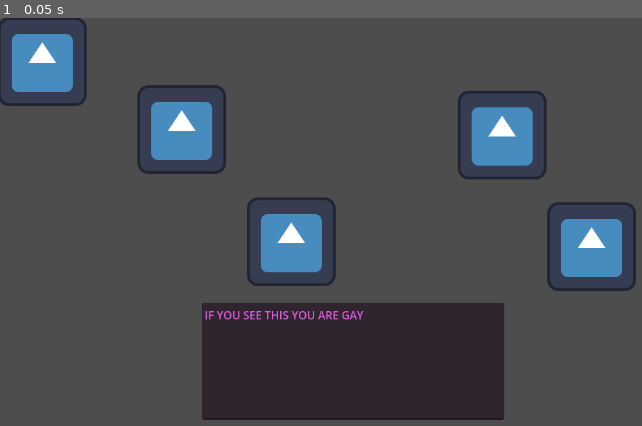
Above: before the commit, frame 1.
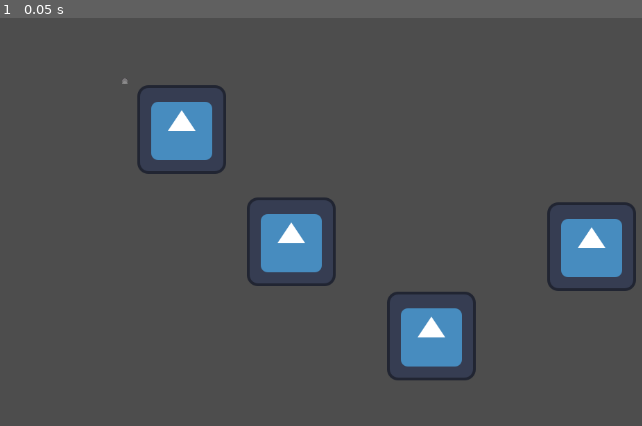
Above: after the commit, the same moment.

Repository: butcher-sturdy/neurogame_godot_test-00
Game: Godot game, scene res://icon.tscn
The game is run twice, just before and just after one commit, with the same random seed, the same clock (stepped at 60 frames per second) and the same inputs. The engine's default icon, where the game draws it, is replaced by a stand-in: a white triangle on a blue panel in a dark square.
Inputs:
- Up to frame 1 (0.05 s): no input

The runs differ from the first frame. In frame 1, 17% of the frame differs, in the area x 0-86%, y 0-99%.

Commit message:
upload one
nope

Diff:
--- a/icon.tscn
+++ b/icon.tscn
@@ -1,10 +1,10 @@
-[gd_scene load_steps=2 format=3 uid="uid://dds777lmqv1u2"]
+[gd_scene load_steps=3 format=3 uid="uid://dds777lmqv1u2"]
 
 [ext_resource type="Texture2D" uid="uid://j15g1ya21hie" path="res://icon.svg" id="1_tr34o"]
+[ext_resource type="Script" uid="uid://q63lti2o8duf" path="res://icon_3.gd" id="2_hqyvl"]
 
-[node name="Icon" type="Sprite2D"]
+[node name="Icon" type="Node2D"]
 position = Vector2(61, 63)
-texture = ExtResource("1_tr34o")
 
 [node name="Icon" type="Sprite2D" parent="."]
 position = Vector2(201, 98)
@@ -12,10 +12,6 @@
 
 [node name="Icon2" type="Sprite2D" parent="."]
 position = Vector2(359, 260)
-texture = ExtResource("1_tr34o")
-
-[node name="Icon3" type="Sprite2D" parent="."]
-position = Vector2(663, 106)
 texture = ExtResource("1_tr34o")
 
 [node name="Icon4" type="Sprite2D" parent="."]
@@ -35,3 +31,8 @@
 offset_bottom = -105.97601
 text = "IF YOU SEE THIS YOU ARE GAY
 "
+
+[node name="Icon3" type="Sprite2D" parent="."]
+position = Vector2(561, 396)
+texture = ExtResource("1_tr34o")
+script = ExtResource("2_hqyvl")
--- /dev/null
+++ b/node_2d.tscn
@@ -0,0 +1,27 @@
+[gd_scene load_steps=2 format=3 uid="uid://b5a11wm6knn1h"]
+
+[ext_resource type="Texture2D" uid="uid://j15g1ya21hie" path="res://icon.svg" id="1_wtcfe"]
+
+[node name="Node2D" type="Node2D"]
+
+[node name="Icon" type="Sprite2D" parent="."]
+position = Vector2(227, 150)
+texture = ExtResource("1_wtcfe")
+
+[node name="Icon2" type="Sprite2D" parent="."]
+position = Vector2(945, 161)
+texture = ExtResource("1_wtcfe")
+
+[node name="TextEdit" type="TextEdit" parent="."]
+self_modulate = Color(1, 0.41568628, 1, 1)
+anchors_preset = -1
+anchor_left = 0.89800006
+anchor_top = 2.5310001
+anchor_right = 6.8440003
+anchor_bottom = 4.867
+offset_left = 348.0
+offset_top = 307.0
+offset_right = 799.944
+offset_bottom = 502.96802
+text = "IF YOU SEE THIS YOU ARE GAY
+"
